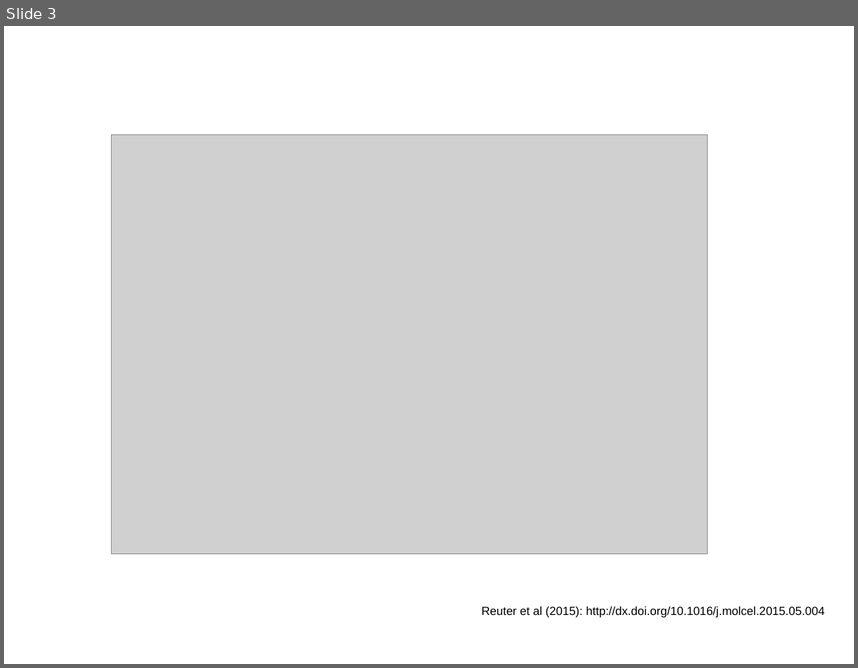
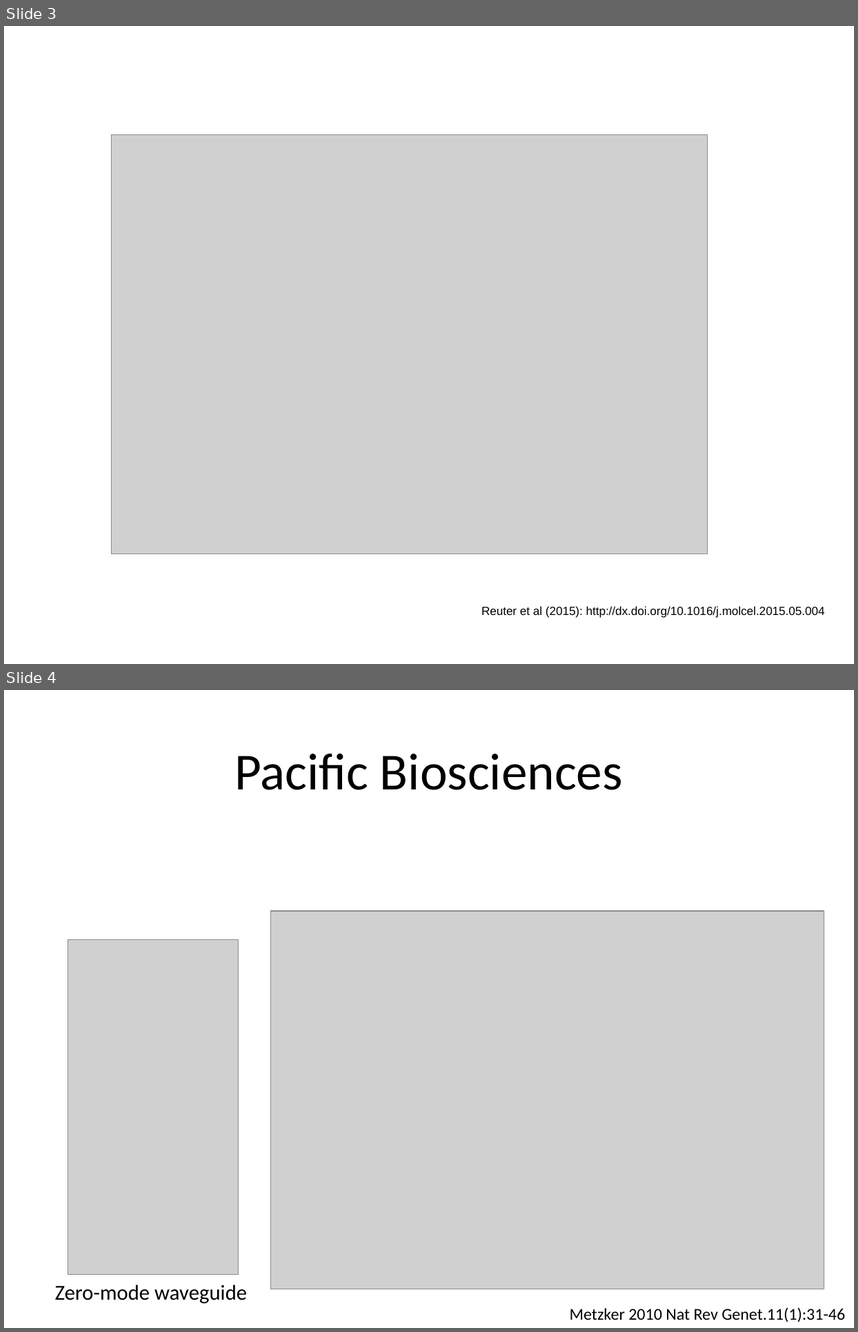
Before and after one commit to lexnederbragt/INF-BIOx121, a slide deck: Intro_HTS/NGS_intro_HTS_analysis_slides.pptx. Shown one above the other, each under a label of ours: slide 3 before the commit, slides 3 and 4 after it. The pictures are 858x668 and 858x1332 pixels, drawn with LibreOffice and Linux fonts; fonts in the diff are those of the drawing; grey boxes stand for pictures. Boxes give left, top, right and bottom in pixels: in the first picture for what was removed or moved away, otherwise in the second. Text is boxed around its words. In the diff, an @@ line names an element or a change of style, - is before the commit and + after.

```diff
--- a/Intro_HTS/NGS_intro_HTS_analysis_slides.pptx
+++ b/Intro_HTS/NGS_intro_HTS_analysis_slides.pptx
@@ slide 4 added at (x1=4, y1=690, x2=854, y2=1328), background #FFFFFF @@
@@ title added at (x1=234, y1=753, x2=623, y2=790), 44 pt, text #000000 @@
+Pacific Biosciences
@@ picture added at (x1=271, y1=911, x2=824, y2=1288) @@
@@ picture added at (x1=67, y1=940, x2=239, y2=1275) @@
@@ text added at (x1=55, y1=1284, x2=247, y2=1303), 18 pt, text #000000 @@
+Zero-mode waveguide
@@ text added at (x1=570, y1=1307, x2=845, y2=1321), 14 pt, text #000000 @@
+Metzker 2010 Nat Rev Genet.11(1):31-46
```
Also in this commit, not shown: 1 slide changed, 1 other file.
